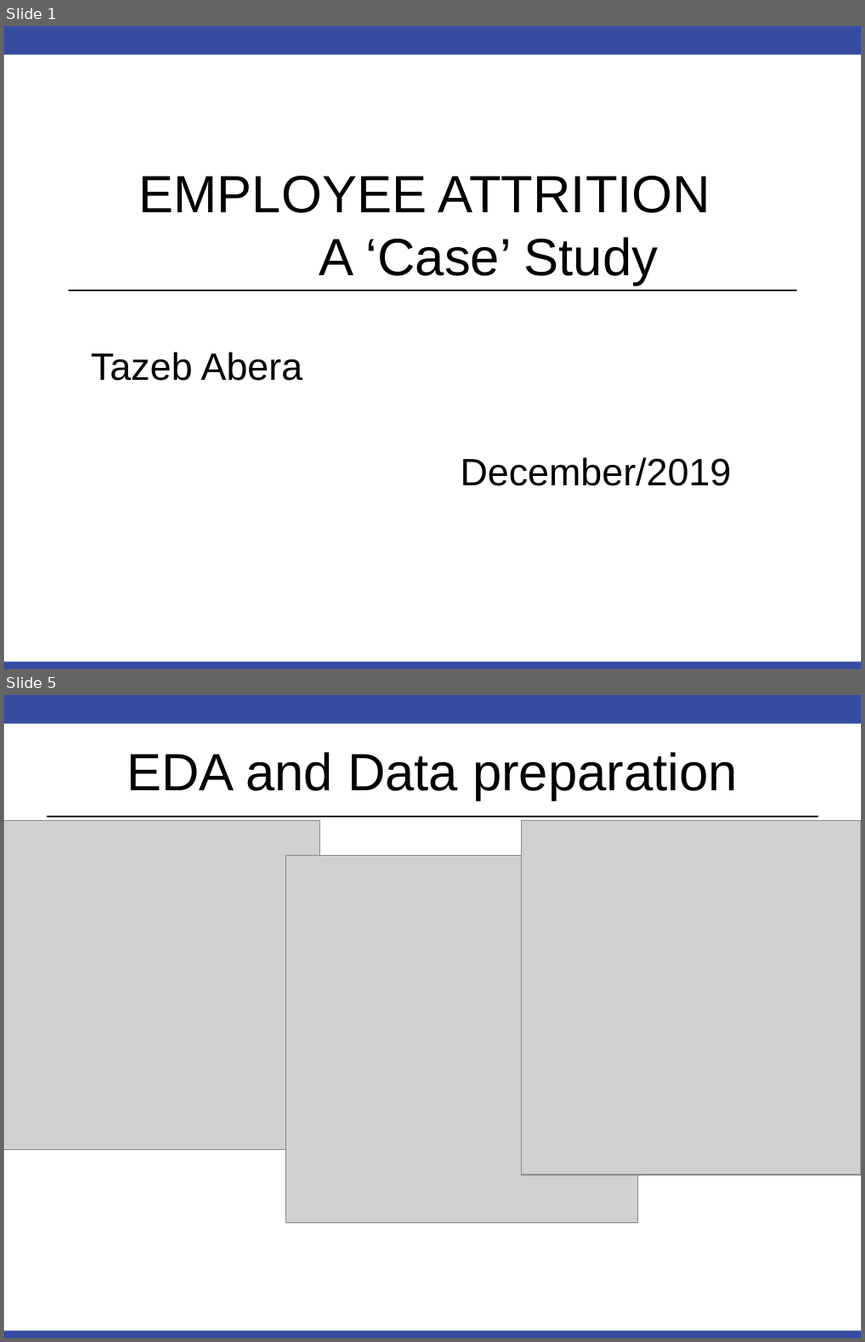
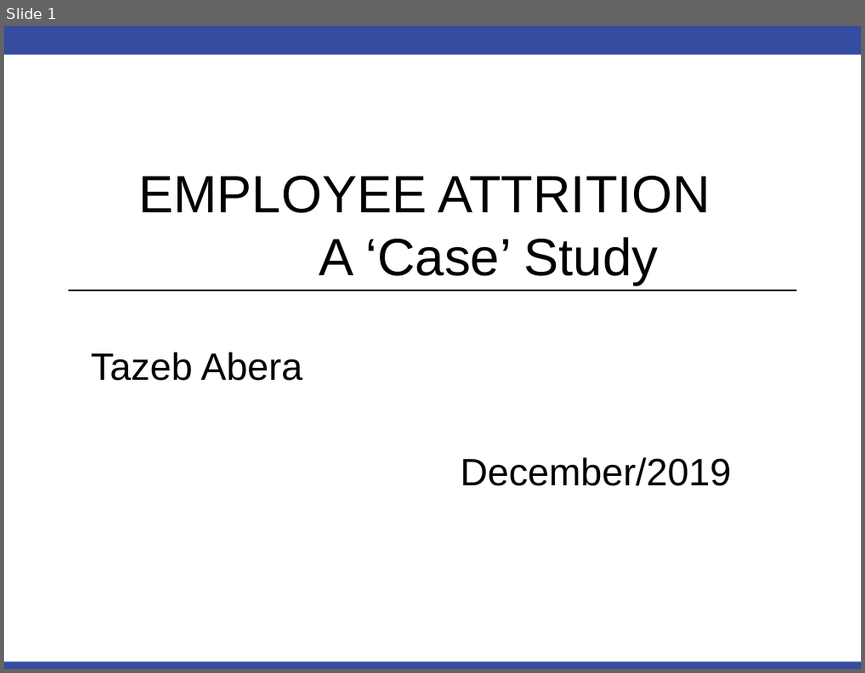
Before and after one commit to tazeb6531/CaseSudy2, a slide deck: Employee Attrition_case study.ppt. Shown one above the other, each under a label of ours: slides 1 and 5 before the commit, slide 1 after it; the slides between them are not shown. The pictures are 865x1342 and 865x673 pixels, drawn with LibreOffice and Linux fonts; fonts in the diff are those of the drawing; grey boxes stand for pictures; background and template pictures are left out. Boxes give left, top, right and bottom in pixels: in the first picture for what was removed or moved away, otherwise in the second. Text is boxed around its words. In the diff, an @@ line names an element or a change of style, - is before the commit and + after.

```diff
--- a/Employee Attrition_case study.ppt
+++ b/Employee Attrition_case study.ppt
@@ slide 5 removed at (x1=4, y1=695, x2=861, y2=1338), background #FFFFFF; not listed: 2 template elements that a slide beside it also shows @@
@@ title removed at (x1=126, y1=752, x2=737, y2=800) @@
-EDA and Data preparation
@@ picture removed at (x1=4, y1=821, x2=320, y2=1150) @@
@@ line removed from (46, 816) to (818, 816) @@
@@ picture removed at (x1=521, y1=821, x2=861, y2=1174) @@
@@ picture removed at (x1=286, y1=855, x2=638, y2=1222) @@
```
Also in this commit, not shown: 4 slides changed, 5 slides added, 4 other slides removed, 22 other files.
